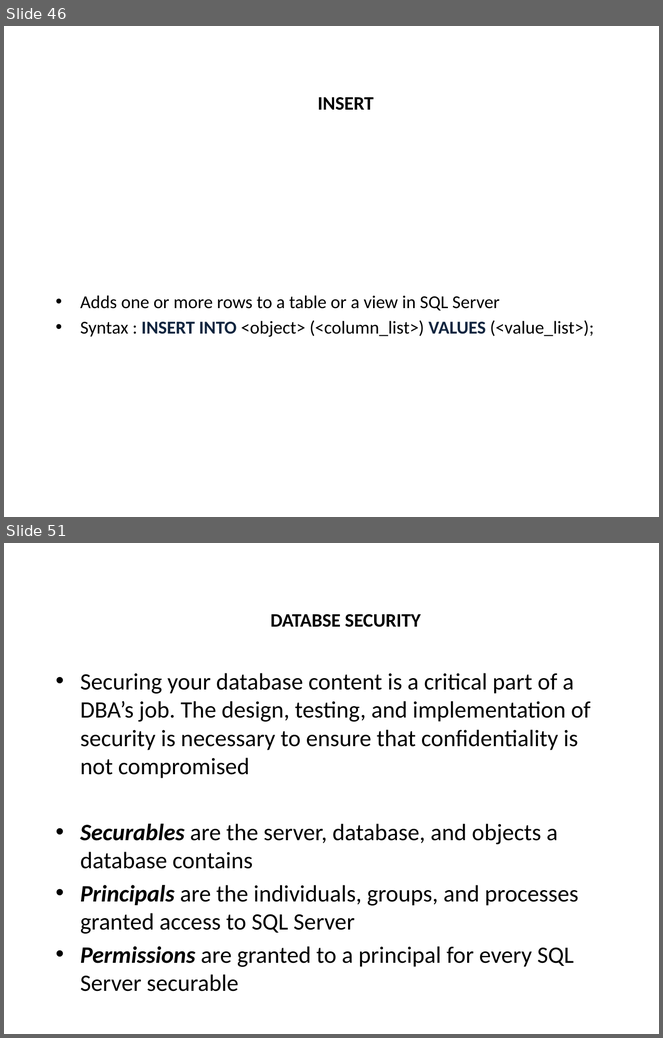
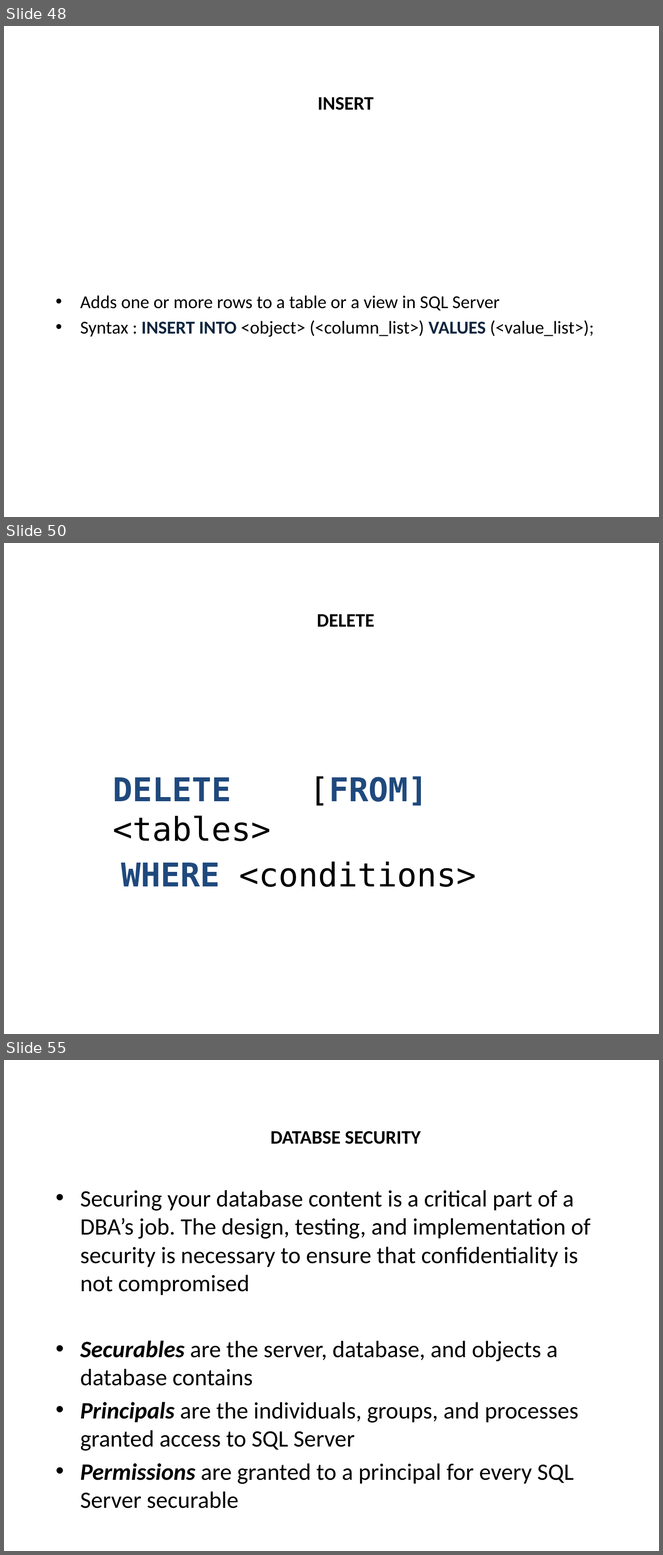
Before and after one commit to Flu10/Zero2Hero2016, a slide deck: presentation/SQL Z2H 2016.pptx. Shown one above the other, each under a label of ours: slides 46 and 51 before the commit, slides 48, 50 and 55 after it; the slides between them are not shown. The pictures are 663x1038 and 663x1555 pixels, drawn with LibreOffice and Linux fonts; fonts in the diff are those of the drawing; background and template pictures are left out. Boxes give left, top, right and bottom in pixels: in the first picture for what was removed or moved away, otherwise in the second. Text is boxed around its words. In the diff, an @@ line names an element or a change of style, - is before the commit and + after.

```diff
--- a/presentation/SQL Z2H 2016.pptx
+++ b/presentation/SQL Z2H 2016.pptx
@@ slide 50 added at bbox=[4, 543, 659, 1034], background picture (left out) @@
@@ title added at bbox=[317, 614, 375, 627], 21 pt, text #000000, bold @@
+DELETE
@@ text added at bbox=[113, 776, 476, 887], 36 pt, text #000000 @@
+    DELETE [FROM] <tables>
+WHERE <conditions>
@@ what was slide 46 is now slide 48 @@
@@ what was slide 51 is now slide 55 @@
```
Also in this commit, not shown: 2 slides changed, 5 other slides added, 2 slides removed, 2 other files.
